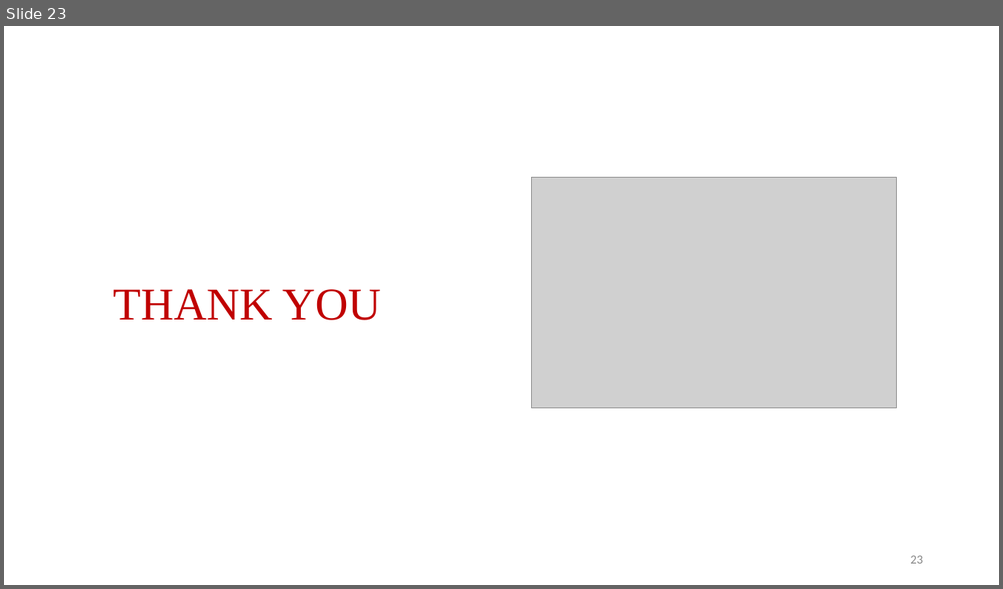
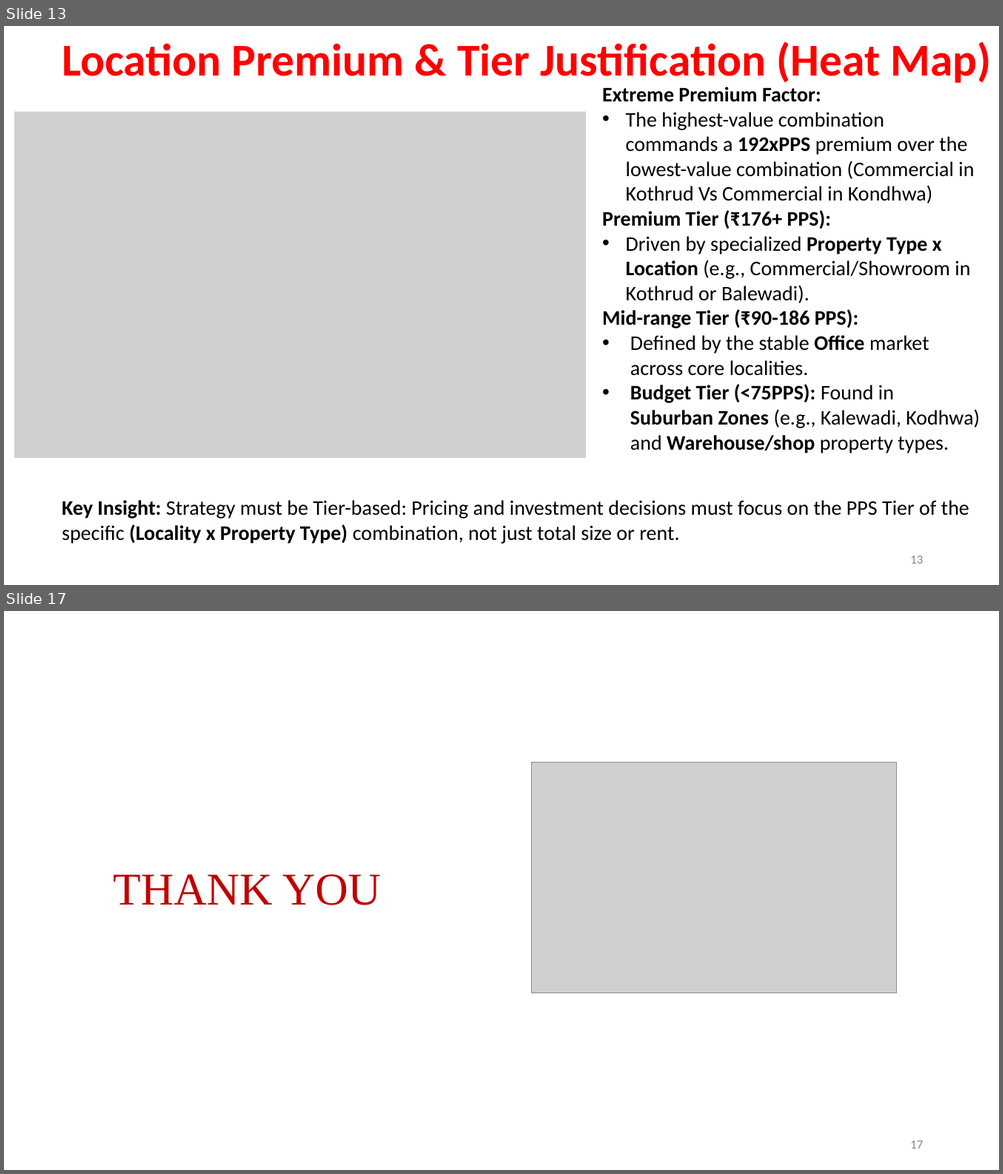
Before and after one commit to Rohit-Girhe/Web-Scrapping-Project, a slide deck: Webscrapping.pptx. Shown one above the other, each under a label of ours: slide 23 before the commit, slides 13 and 17 after it; the slides between them are not shown. The pictures are 1003x589 and 1003x1174 pixels, drawn with LibreOffice and Linux fonts; fonts in the diff are those of the drawing; grey boxes stand for pictures; background and template pictures are left out. Boxes give left, top, right and bottom in pixels: in the first picture for what was removed or moved away, otherwise in the second. Text is boxed around its words. In the diff, an @@ line names an element or a change of style, - is before the commit and + after.

```diff
--- a/Webscrapping.pptx
+++ b/Webscrapping.pptx
@@ slide 13 added at (x1=4, y1=26, x2=999, y2=585), background #FFFFFF @@
@@ text added at (x1=62, y1=42, x2=990, y2=83), 44 pt, text #FF0000, bold @@
+Location Premium & Tier Justification (Heat Map)
@@ text added at (x1=602, y1=87, x2=979, y2=454), 20 pt, text #000000 @@
+Extreme Premium Factor:
+• The highest-value combination commands a 192xPPS premium over the lowest-value combination (Commercial in Kothrud Vs Commercial in Kondhwa)
+Premium Tier (₹176+ PPS):
+• Driven by specialized Property Type x Location (e.g., Commercial/Showroom in Kothrud or Balewadi).
+Mid-range Tier (₹90-186 PPS):
+• Defined by the stable Office market across core localities.
+• Budget Tier (<75PPS): Found in Suburban Zones (e.g., Kalewadi, Kodhwa) and Warehouse/shop property types.
@@ picture added at (x1=14, y1=112, x2=586, y2=459) @@
@@ text added at (x1=62, y1=500, x2=969, y2=544), 20 pt, text #000000 @@
+Key Insight: Strategy must be Tier-based: Pricing and investment decisions must focus on the PPS Tier of the specific (Locality x Property Type) combination, not just total size or rent.
@@ page number added at (x1=910, y1=556, x2=922, y2=564), 12 pt, text #888888 @@
+13
@@ what was slide 23 is now slide 17 @@
@@ page number at (x1=910, y1=1141, x2=922, y2=1149): text changed @@
-23
+17
```
Also in this commit, not shown: 2 slides changed, 13 other slides added, 20 slides removed, 22 other files.
